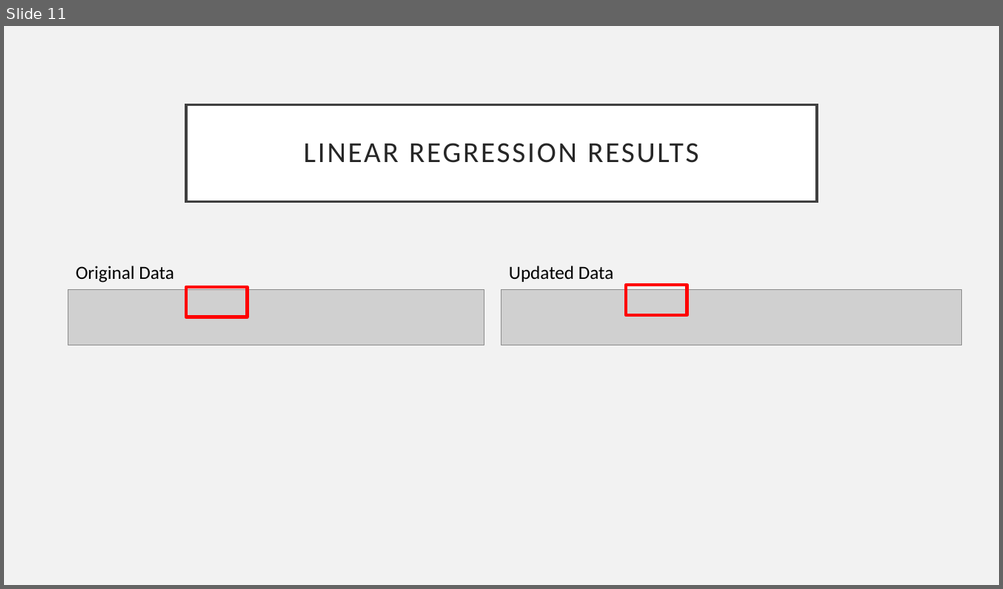
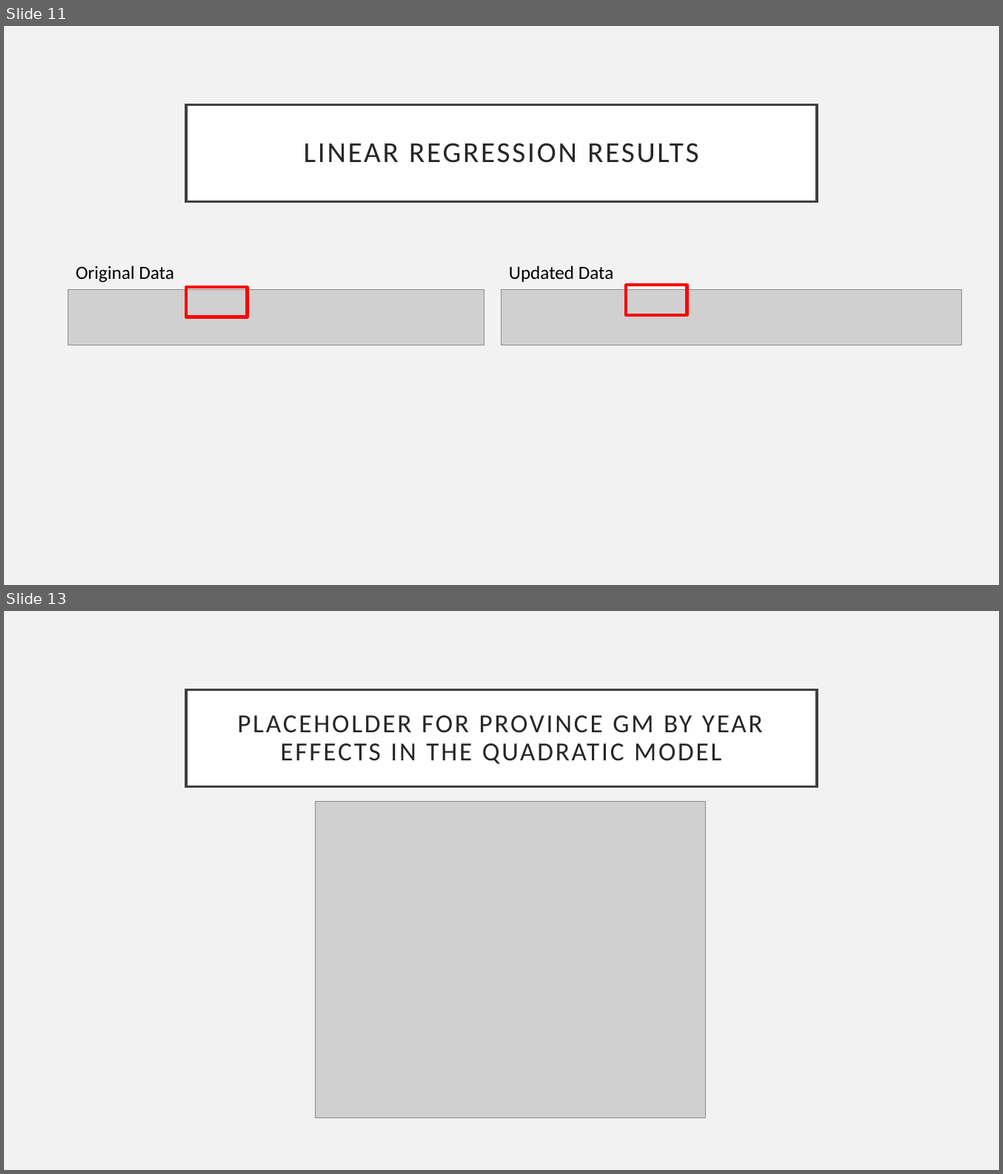
Before and after one commit to cfcooper/maize, a slide deck: SA_maize_AAEA2021.pptx. Shown one above the other, each under a label of ours: slide 11 before the commit, slides 11 and 13 after it; the slides between them are not shown. The pictures are 1003x589 and 1003x1174 pixels, drawn with LibreOffice and Linux fonts; fonts in the diff are those of the drawing; grey boxes stand for pictures. Boxes give left, top, right and bottom in pixels: in the first picture for what was removed or moved away, otherwise in the second. Text is boxed around its words. In the diff, an @@ line names an element or a change of style, - is before the commit and + after.

```diff
--- a/SA_maize_AAEA2021.pptx
+++ b/SA_maize_AAEA2021.pptx
@@ slide 13 added at box(4, 611, 999, 1170), background #F2F2F2 @@
@@ title added at box(186, 689, 817, 786), fill #FFFFFF, outline #404040 2.5 pt, 25.2 pt, text #262626 @@
+PLACEHOLDER FOR PROVINCE GM BY YEAR EFFECTS IN THE QUADRATIC MODEL
@@ picture added at box(315, 801, 706, 1119) @@
```
Also in this commit, not shown: 3 slides changed, 1 other slide added, 1 slide removed, 2 other files.
